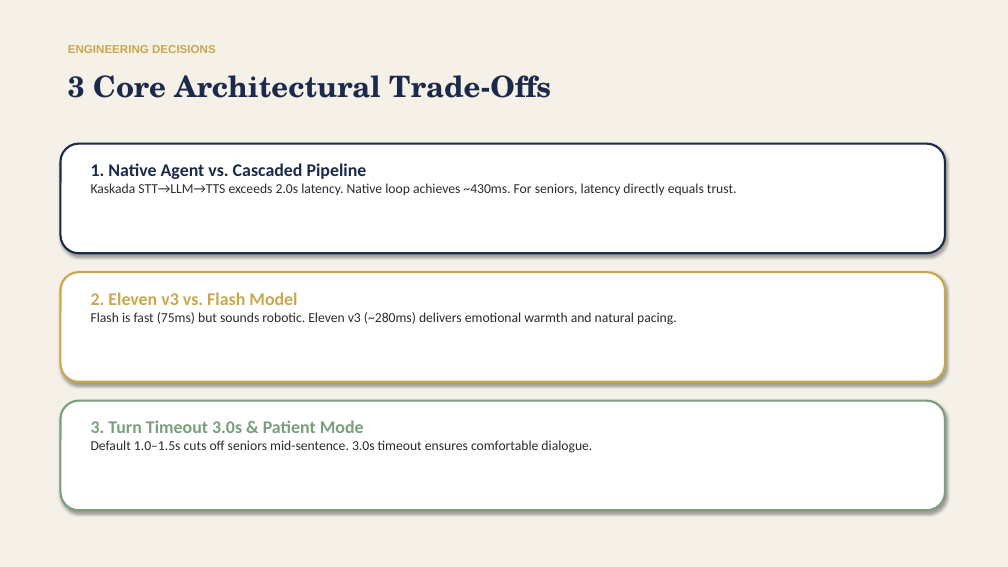
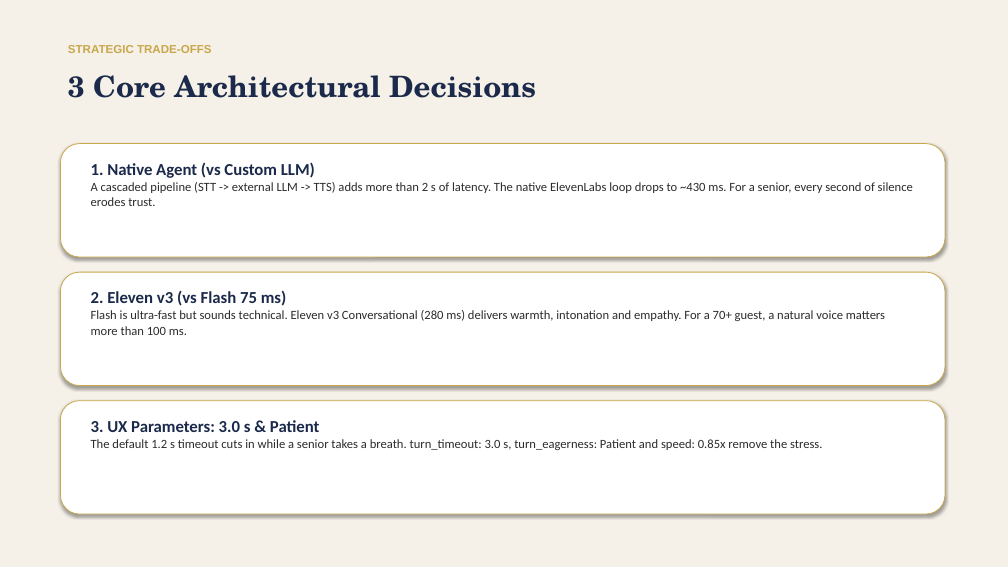
Before and after one commit to kpulka/Elevenlabs_SpaHotel_PoC, a slide deck: slide 5 of presentation/Bukowy_Dwor_Case_Study_EN.pptx. Drawn at 1008x567 pixels with LibreOffice and Linux fonts; fonts in the diff are those of the drawing. Boxes give left, top, right and bottom in pixels: in the first picture for what was removed or moved away, otherwise in the second. Text is boxed around its words. In the diff, an @@ line names an element or a change of style, - is before the commit and + after.

Commit message:
feat(presentation): bilingual deck generator, regenerated PL/EN decks (K3)
- generate_deck.py: --lang pl|en|all, per-language TEXTS, shared layout
- both PPTX rebuilt: 14 slides, 7/7 tools, :8011, no transfer_to_number/8000/4 webhook/$15
- presentation/README.md: real generation path, no stale-binary warning

```diff
--- a/presentation/Bukowy_Dwor_Case_Study_EN.pptx
+++ b/presentation/Bukowy_Dwor_Case_Study_EN.pptx
@@ text at [68,45,212,53]: text changed @@
-ENGINEERING DECISIONS
+STRATEGIC TRADE-OFFS
@@ text at [68,75,536,98]: text changed @@
-3 Core Architectural Trade-Offs
+3 Core Architectural Decisions
@@ rounded rectangle: place and size @@
-rounded rectangle at [60,144,945,253]
+rounded rectangle at [60,144,945,257]
@@ rounded rectangle at [60,144,945,257]: outline #1B2A4A 2 pt to #C9A84C 0.75 pt @@
@@ text at [91,162,913,206]: text changed; size 13 to 12 pt @@
-1. Native Agent vs. Cascaded Pipeline
-Kaskada STT→LLM→TTS exceeds 2.0s latency. Native loop achieves ~430ms. For seniors, latency directly equals trust.
+1. Native Agent (vs Custom LLM)
+A cascaded pipeline (STT -> external LLM -> TTS) adds more than 2 s of latency. The native ElevenLabs loop drops to ~430 ms. For a senior, every second of silence erodes trust.
@@ rounded rectangle: place and size @@
-rounded rectangle at [60,272,945,382]
+rounded rectangle at [60,272,945,386]
@@ rounded rectangle at [60,272,945,386]: outline #C9A84C 2 pt to #C9A84C 0.75 pt @@
@@ text at [91,290,885,335]: text changed; size 13 to 12 pt @@
-2. Eleven v3 vs. Flash Model
-Flash is fast (75ms) but sounds robotic. Eleven v3 (~280ms) delivers emotional warmth and natural pacing.
+2. Eleven v3 (vs Flash 75 ms)
+Flash is ultra-fast but sounds technical. Eleven v3 Conversational (280 ms) delivers warmth, intonation and empathy. For a 70+ guest, a natural voice matters more than 100 ms.
@@ rounded rectangle: place and size @@
-rounded rectangle at [60,401,945,510]
+rounded rectangle at [60,401,945,514]
@@ rounded rectangle at [60,401,945,514]: outline #7A9E7E 2 pt to #C9A84C 0.75 pt @@
@@ text at [91,420,822,450]: text changed; size 13 to 12 pt @@
-3. Turn Timeout 3.0s & Patient Mode
-Default 1.0–1.5s cuts off seniors mid-sentence. 3.0s timeout ensures comfortable dialogue.
+3. UX Parameters: 3.0 s & Patient
+The default 1.2 s timeout cuts in while a senior takes a breath. turn_timeout: 3.0 s, turn_eagerness: Patient and speed: 0.85x remove the stress.
```
Also in this commit, not shown: 8 other slides changed, 5 slides added, 5 slides removed, 3 other files.
